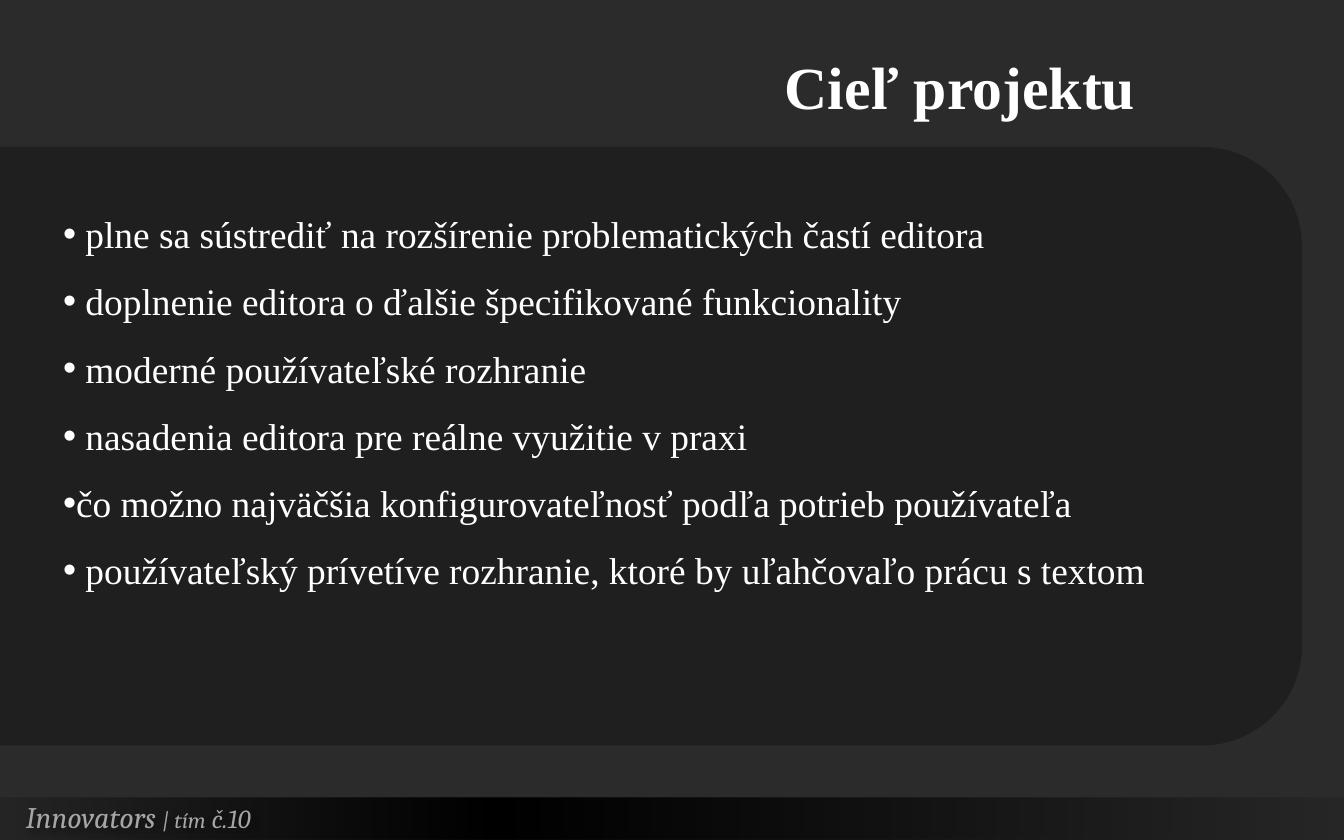
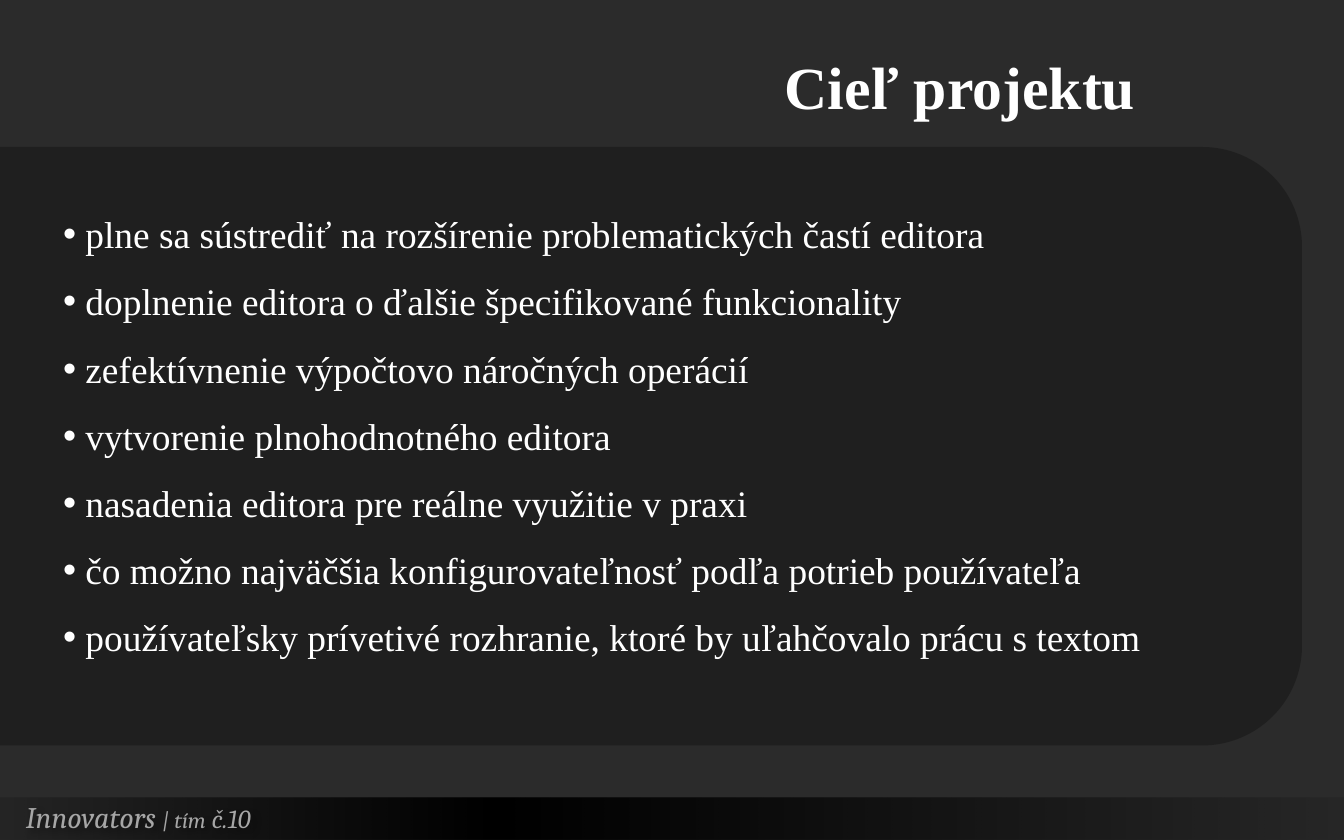
Before and after one commit to Innovators-Team10/Documentation, a slide deck: slide 3 of Dokumentacie/Ostatne/Innovators.pptx. Drawn at 1344x840 pixels with LibreOffice and Linux fonts; fonts in the diff are those of the drawing; background and template pictures are left out; a plain dark background stands for a picture behind light text. Boxes give left, top, right and bottom in pixels: in the first picture for what was removed or moved away, otherwise in the second. Text is boxed around its words. In the diff, an @@ line names an element or a change of style, - is before the commit and + after.

```diff
--- a/Dokumentacie/Ostatne/Innovators.pptx
+++ b/Dokumentacie/Ostatne/Innovators.pptx
@@ text at (x1=85, y1=356, x2=748, y2=457): text changed @@
-• moderné používateľské rozhranie
+• zefektívnenie výpočtovo náročných operácií
+• vytvorenie plnohodnotného editora
@@ text at (x1=85, y1=625, x2=1140, y2=659): text changed @@
-• používateľský prívetíve rozhranie, ktoré by uľahčovaľo prácu s textom
+• používateľsky prívetivé rozhranie, ktoré by uľahčovalo prácu s textom
```
Also in this commit, not shown: 5 other slides changed.
